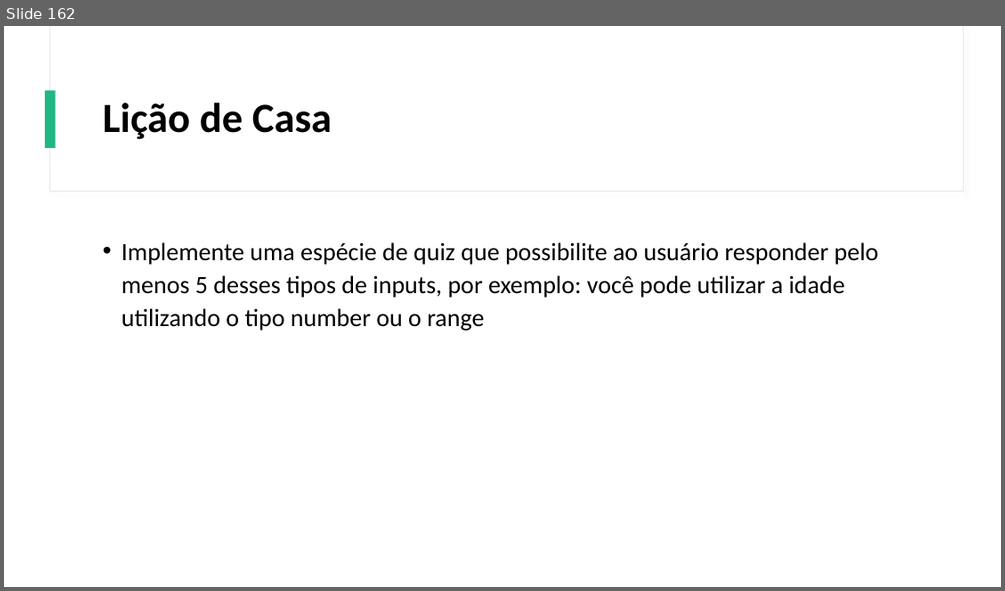
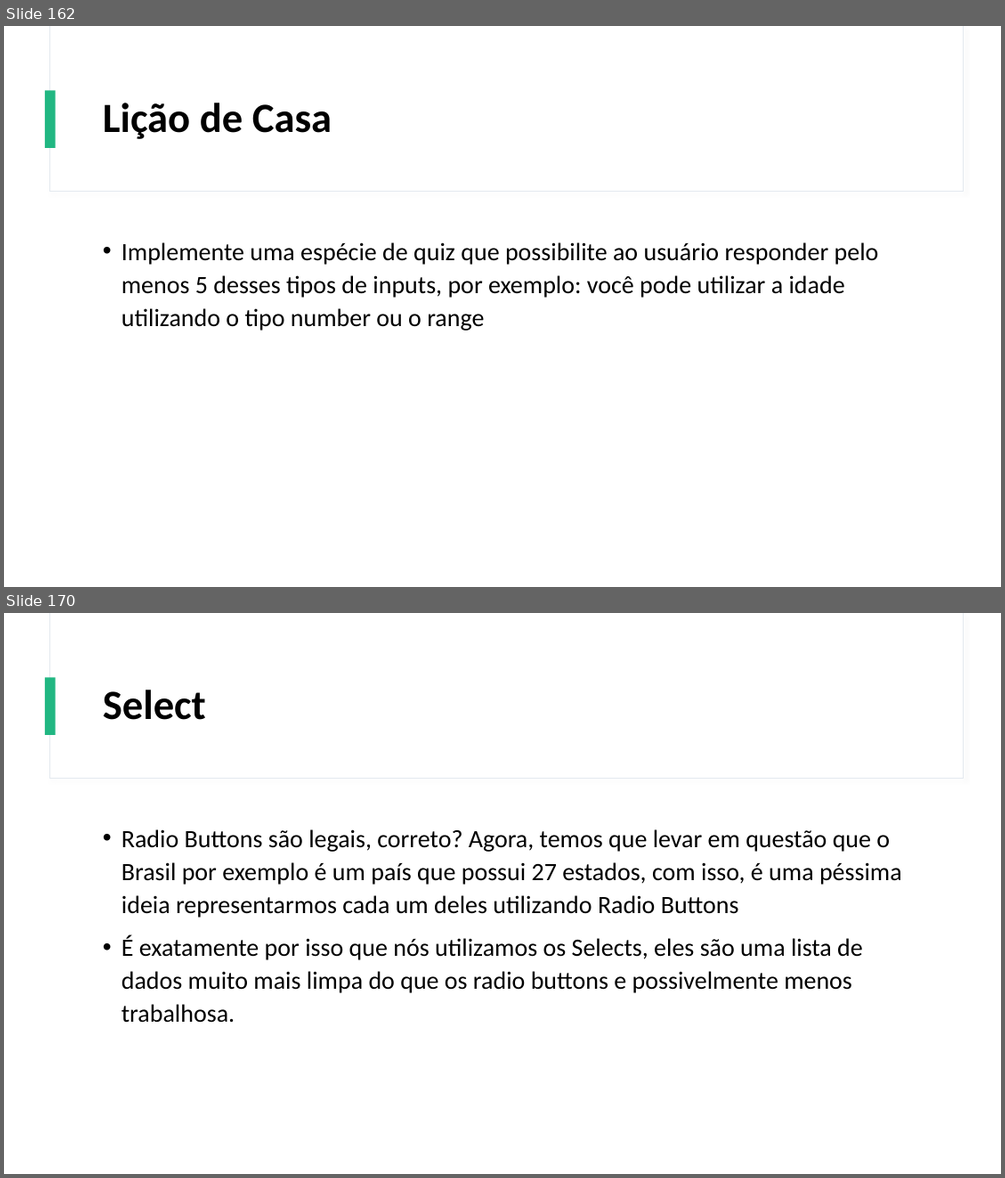
Before and after one commit to Gustavo6401/CursoHTMLCSS, a slide deck: Power Point/Curso de HTML e CSS.pptx. Shown one above the other, each under a label of ours: slide 162 before the commit, slides 162 and 170 after it; the slides between them are not shown. The pictures are 1005x591 and 1005x1178 pixels, drawn with LibreOffice and Linux fonts; fonts in the diff are those of the drawing. Boxes give left, top, right and bottom in pixels: in the first picture for what was removed or moved away, otherwise in the second. Text is boxed around its words. In the diff, an @@ line names an element or a change of style, - is before the commit and + after.

```diff
--- a/Power Point/Curso de HTML e CSS.pptx
+++ b/Power Point/Curso de HTML e CSS.pptx
@@ slide 170 added at (4, 613, 1001, 1174), background #FFFFFF; not listed: 3 template elements that a slide beside it also shows @@
@@ title added at (103, 690, 206, 720), 40 pt, text #000000, bold @@
+Select
@@ text added at (121, 829, 902, 1022), 24 pt, text #000000 @@
+• Radio Buttons são legais, correto? Agora, temos que levar em questão que o Brasil por exemplo é um país que possui 27 estados, com isso, é uma péssima ideia representarmos cada um deles utilizando Radio Buttons
+• É exatamente por isso que nós utilizamos os Selects, eles são uma lista de dados muito mais limpa do que os radio buttons e possivelmente menos trabalhosa.
```
Also in this commit, not shown: 64 other slides added, 5 other files.
